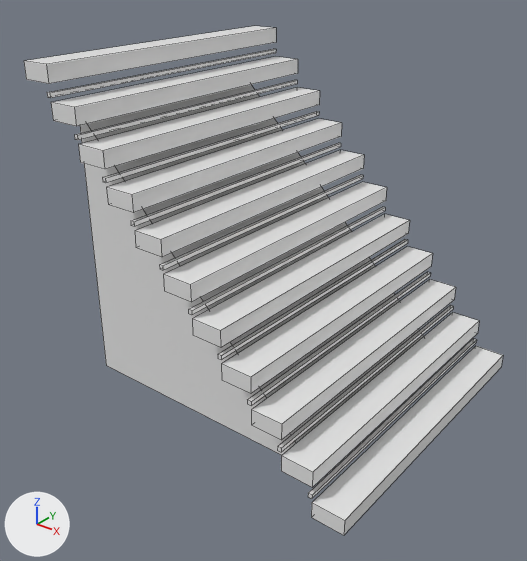
The Blender file scenes/stairs_blend.blend as it was, and as the next commit left it.
One viewpoint serves both versions: a camera (50 mm lens) standing at (2.51, -3.41, 1.71) and looking at (-0.05, -0.21, -0.27). The lights are fixed; the arrows at lower left show +X, +Y and +Z. The first picture is the older version. Mesh edges are drawn as thin lines. Objects named as collision shapes, trigger or cutter boxes, shadow casters or lower levels of detail are left out.
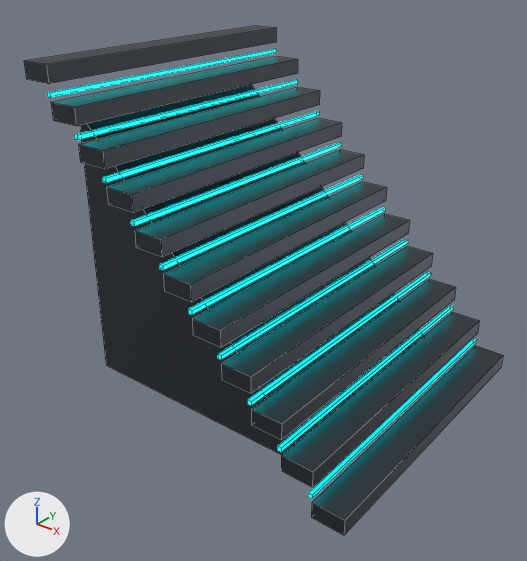
Commit message: stairs blender + UI game_over

Pixel boxes [x1, y1, x2, y2] of what changed, in the pictures (527 x 561 px):
'Cube', recoloured, surface changed, reshaped (darker): [24, 26, 503, 535] in both
part 1 of me_cube, recoloured: [47, 49, 477, 499] in both

The change in detail:
Material 'Material' (mat_material) changes colour from white #e7e7e7 to dark grey #4d5259; in linear values from (0.8, 0.8, 0.8) to (0.0742, 0.0844, 0.0999).
In material 'Material' (mat_material), metallic goes from 0.0 to 0.95.
Material 'Neon' (mat_neon) is new.
Its base color is (0.0, 0.604, 1.0) (cyan #00ccff).
Its emission color is (0.0, 1.0, 1.0) (cyan #00ffff).
Its emission strength is 2.5.
me_cube is used by ob_cube; location (0.0, 0.0, 0.0).
me_cube had 174 vertices, 131 faces and spanned x -1.1..1.1, y -1.0..1.0, z -1.05..1.05.
me_cube now has 175 vertices, 131 faces, 1 loose edge and spans x -1.1..1.1, y -1.0..1.0, z -1.05..1.05.
me_cube part 1: 60 faces spanning x -0.92..0.9, y -1.0..1.0, z -0.92..0.9 switch from mat_material (white #e7e7e7) to mat_neon (cyan #00ccff, glowing cyan #00ffff).
Edits to the shape of me_cube do not show in these pictures.
